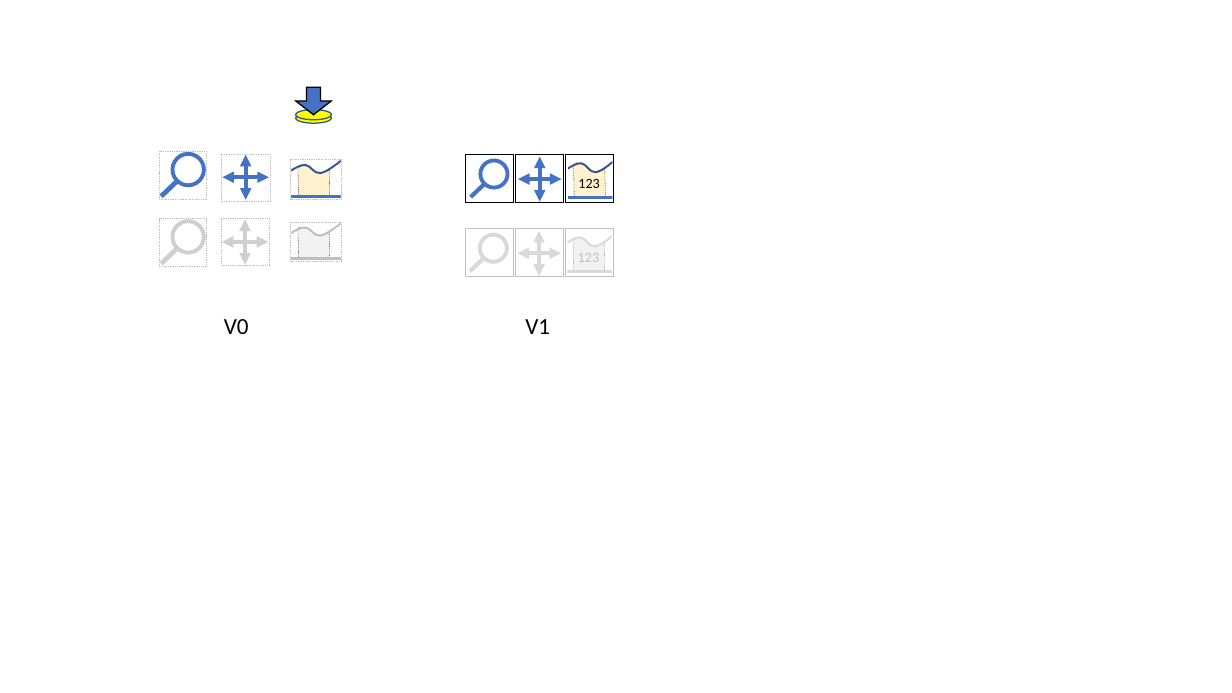
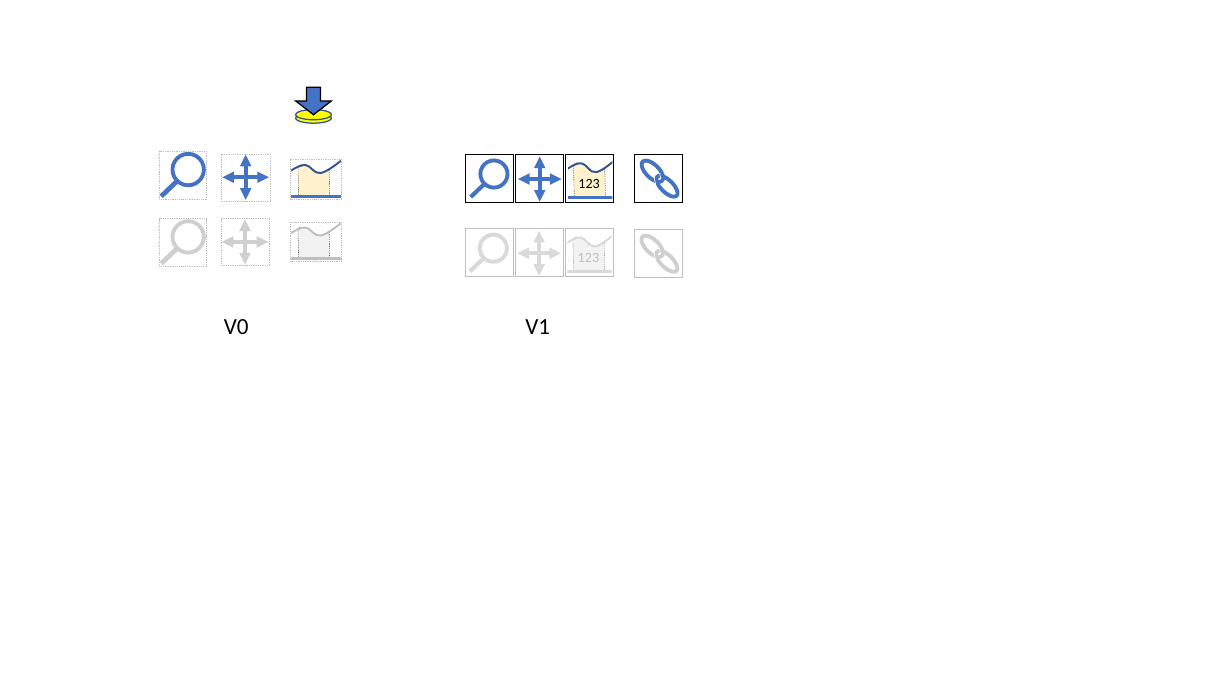
Before and after one commit to matsselen/IOLabWeb, a slide deck: slide 1 of images/IOLabWebImages.pptx. Drawn at 1232x693 pixels with LibreOffice and Linux fonts; fonts in the diff are those of the drawing. Boxes give left, top, right and bottom in pixels: in the first picture for what was removed or moved away, otherwise in the second. Text is boxed around its words. In the diff, an @@ line names an element or a change of style, - is before the commit and + after.

```diff
--- a/images/IOLabWebImages.pptx
+++ b/images/IOLabWebImages.pptx
@@ rectangle added at box(635, 155, 683, 203), outline #000000 0.75 pt @@
@@ group added at box(638, 157, 681, 200): 2 ellipses, 2 lines @@
@@ rectangle added at box(635, 229, 683, 277), outline #BFBFBF 0.75 pt @@
@@ group added at box(638, 232, 681, 275): 2 ellipses, 2 lines @@
```
Also in this commit, not shown: 4 other files.
